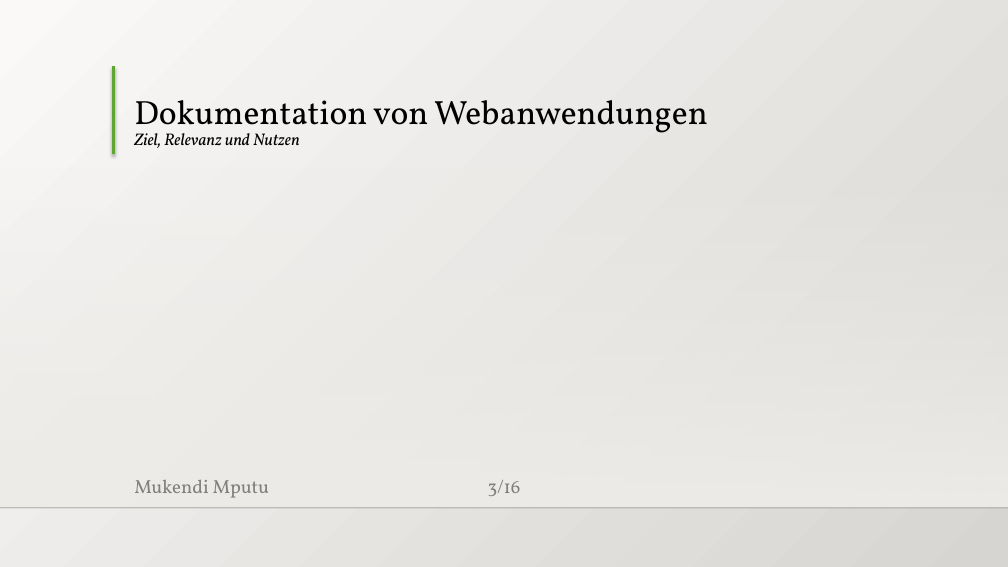
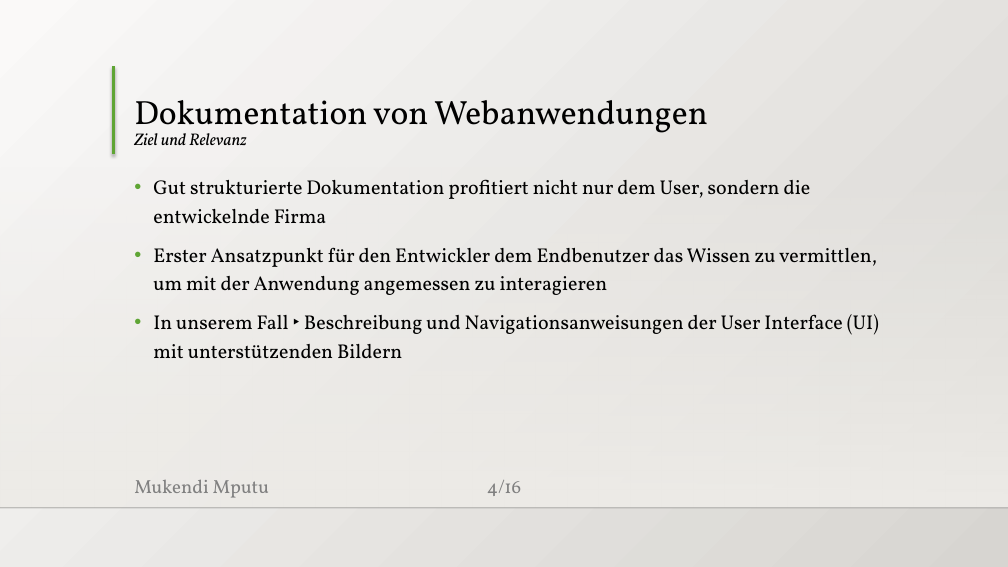
Before and after one commit to MukendiMputu/BachelorThesis, a slide deck: slide 4 of Abschlussvortrag.pptx (slide 3 before the commit). Drawn at 1008x567 pixels with LibreOffice and Linux fonts; fonts in the diff are those of the drawing; background and template pictures are left out. Boxes give left, top, right and bottom in pixels: in the first picture for what was removed or moved away, otherwise in the second. Text is boxed around its words. In the diff, an @@ line names an element or a change of style, - is before the commit and + after.

```diff
--- a/Abschlussvortrag.pptx
+++ b/Abschlussvortrag.pptx
@@ title at box(134, 100, 708, 145): text changed @@
-Dokumentation von Webanwendungen
-Ziel, Relevanz und Nutzen
+Dokumentation von Webanwendungen
+Ziel und Relevanz
@@ text added at box(153, 179, 879, 358), 19 pt, text #000000 @@
+• Gut strukturierte Dokumentation profitiert nicht nur dem User, sondern die entwickelnde Firma
+• Erster Ansatzpunkt für den Entwickler dem Endbenutzer das Wissen zu vermittlen, um mit der Anwendung angemessen zu interagieren
+• In unserem Fall ‣ Beschreibung und Navigationsanweisungen der User Interface (UI) mit unterstützenden Bildern
@@ page number at box(487, 480, 521, 496): text changed @@
-3/16
+4/16
```
Also in this commit, not shown: 1 slide added, 4 other files.
